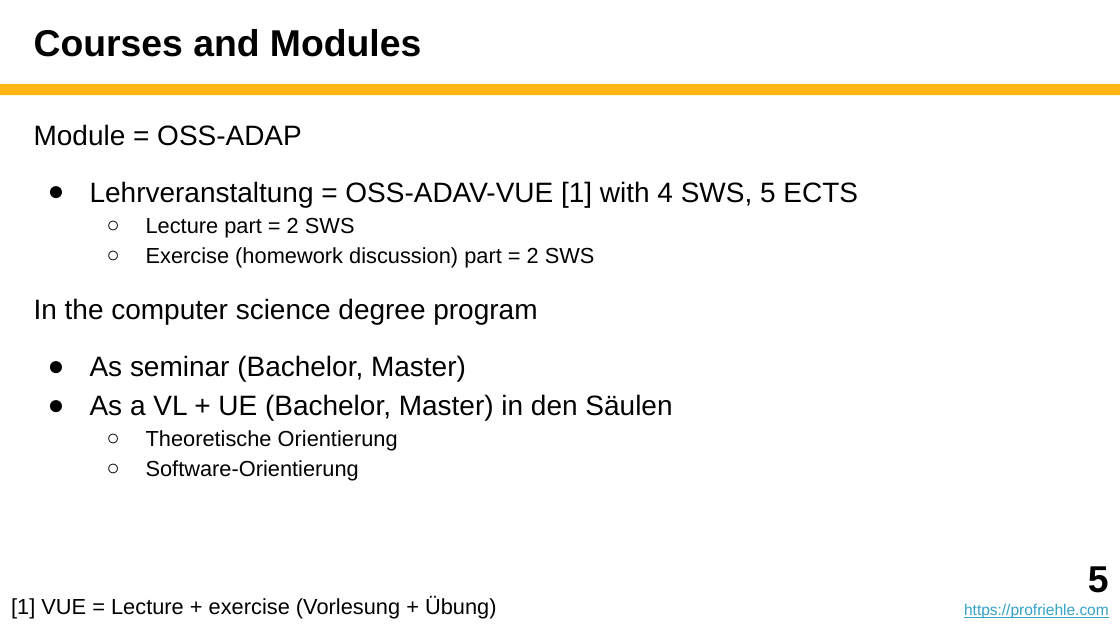
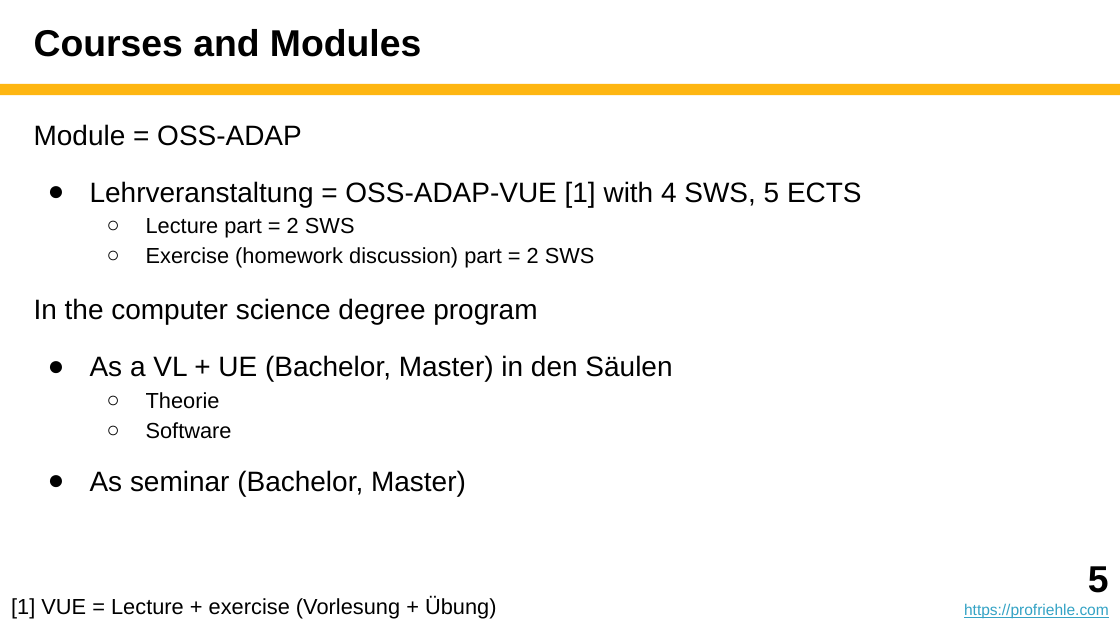
Before and after one commit to dirkriehle/adap-course, a slide deck: slide 5 of Lecture slides/ADAP A01 - Introduction.pptx. Drawn at 1120x630 pixels with LibreOffice and Linux fonts; fonts in the diff are those of the drawing. Boxes give left, top, right and bottom in pixels: in the first picture for what was removed or moved away, otherwise in the second. Text is boxed around its words. In the diff, an @@ line names an element or a change of style, - is before the commit and + after.

```diff
--- a/Lecture slides/ADAP A01 - Introduction.pptx
+++ b/Lecture slides/ADAP A01 - Introduction.pptx
@@ text at (x1=90, y1=181, x2=862, y2=207): text changed @@
-● Lehrveranstaltung = OSS-ADAV-VUE [1] with 4 SWS, 5 ECTS
+● Lehrveranstaltung = OSS-ADAP-VUE [1] with 4 SWS, 5 ECTS
@@ text at (x1=90, y1=355, x2=672, y2=439): paragraphs added @@
+● As a VL + UE (Bachelor, Master) in den Säulen
+  ○ Theorie
+  ○ Software
@@ text at (x1=90, y1=394, x2=672, y2=481): paragraphs removed @@
-● As a VL + UE (Bachelor, Master) in den Säulen
-  ○ Theoretische Orientierung
-  ○ Software-Orientierung
@@ text at (x1=90, y1=470, x2=466, y2=496): less space between paragraphs @@
```
Also in this commit, not shown: 3 other slides changed, 5 other files.
